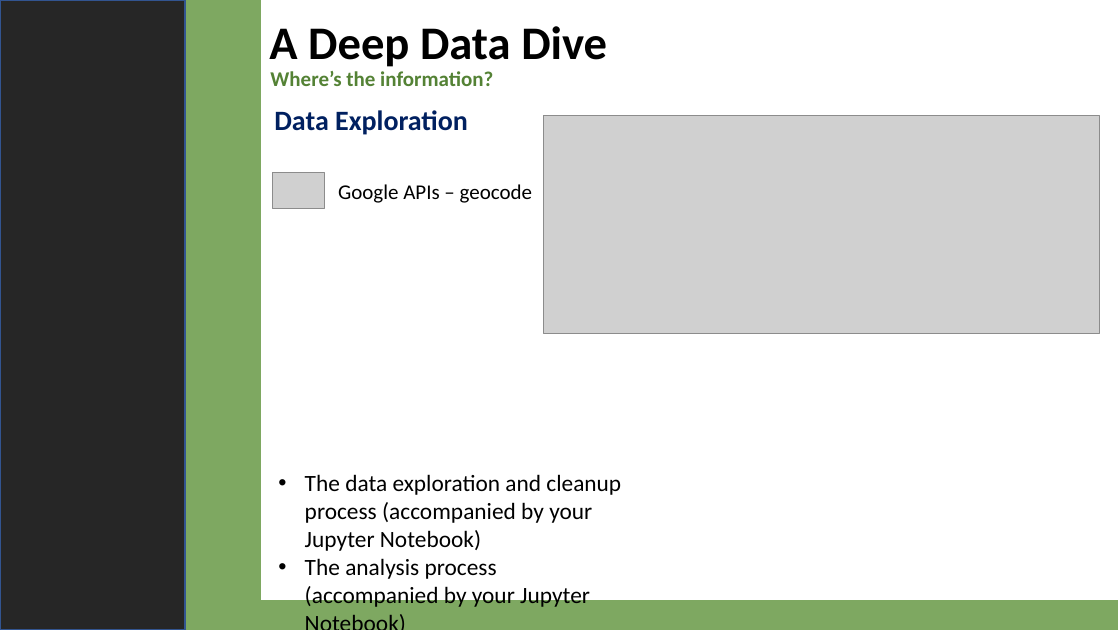
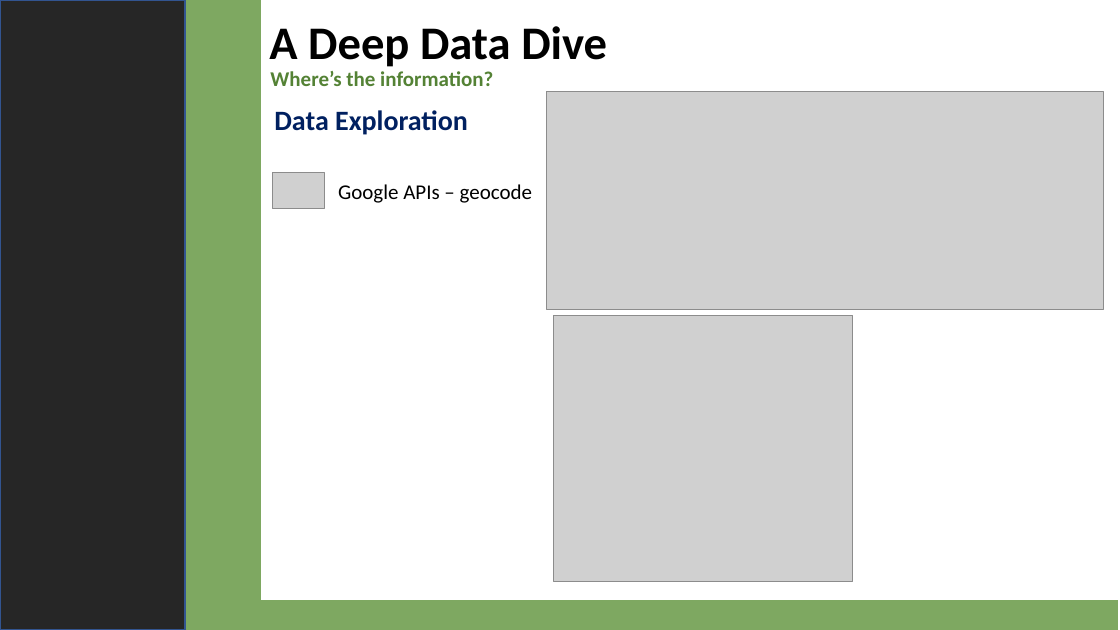
Before and after one commit to 4d4m43/DrinkAndBeHapPY, a slide deck: slide 4 of DrinkandBeHappy.pptx. Drawn at 1120x630 pixels with LibreOffice and Linux fonts; fonts in the diff are those of the drawing; grey boxes stand for pictures. Boxes give left, top, right and bottom in pixels: in the first picture for what was removed or moved away, otherwise in the second. Text is boxed around its words. In the diff, an @@ line names an element or a change of style, - is before the commit and + after.

Commit message:
added data exploration and analysis slides in powerpoint DrinkAndBeHappy

```diff
--- a/DrinkandBeHappy.pptx
+++ b/DrinkandBeHappy.pptx
@@ picture: place and size @@
-picture at box(544, 116, 1101, 334)
+picture at box(547, 92, 1104, 309)
@@ picture added at box(554, 315, 853, 581) @@
@@ text removed at box(305, 474, 621, 609) @@
-      • The data exploration and cleanup process (accompanied by your Jupyter Notebook)
-      • The analysis process (accompanied by your Jupyter Notebook)
```
Also in this commit, not shown: 3 other slides changed, 3 slides added, 1 slide removed, 2 other files.
